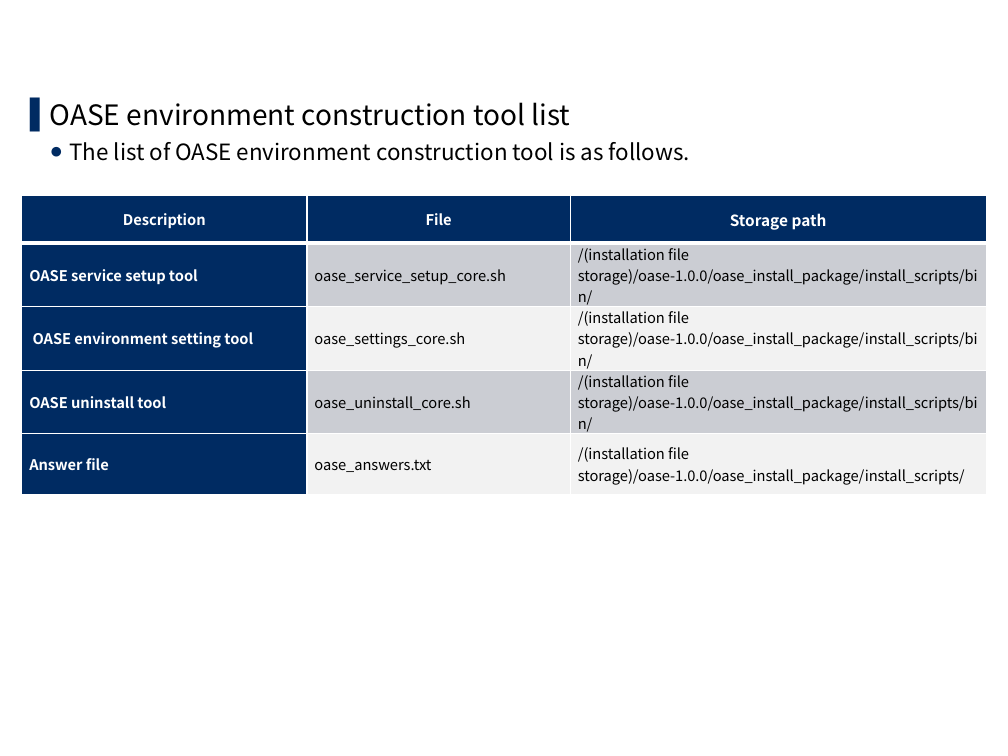
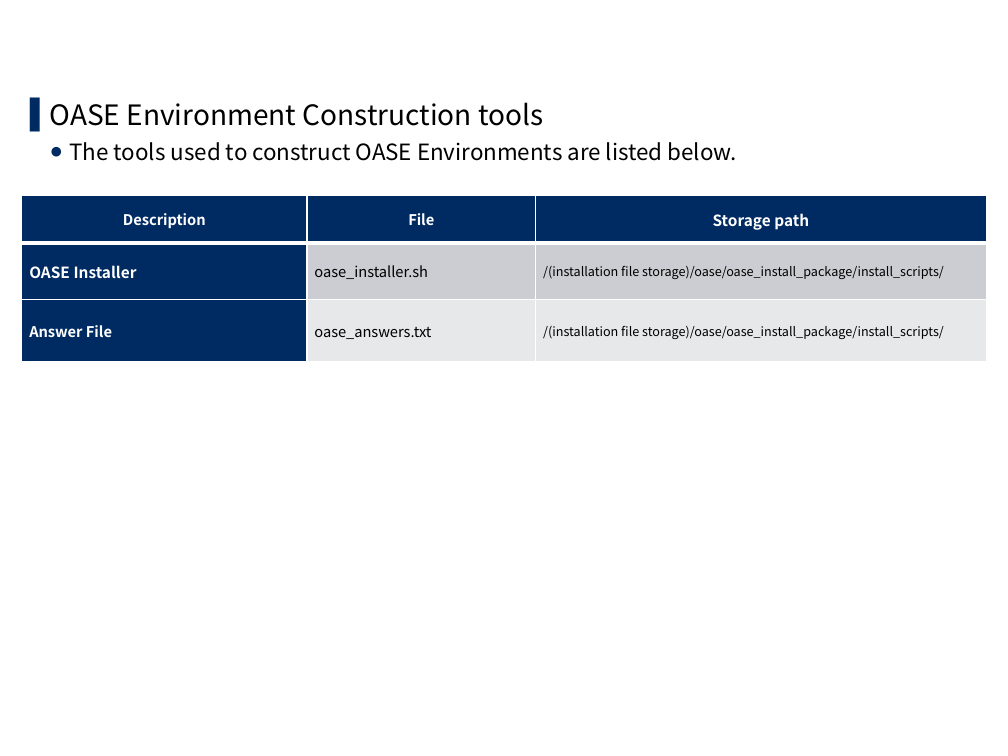
Before and after one commit to exastro-suite/oase-docs, a slide deck: slide 9 of asset/Learn/OASE-online-install.pptx (slide 11 before the commit). Drawn at 1008x756 pixels with LibreOffice and Linux fonts; fonts in the diff are those of the drawing; background and template pictures are left out. Boxes give left, top, right and bottom in pixels: in the first picture for what was removed or moved away, otherwise in the second. Text is boxed around its words. In the diff, an @@ line names an element or a change of style, - is before the commit and + after.

```diff
--- a/asset/Learn/OASE-online-install.pptx
+++ b/asset/Learn/OASE-online-install.pptx
@@ text at <box>50,102,737,161</box>: text changed @@
-▌ OASE environment construction tool list
-  ● The list of OASE environment construction tool is as follows.
+▌ OASE Environment Construction tools
+  ● The tools used to construct OASE Environments are listed below.
@@ table at <box>22,196,987,362</box> @@
-row 2: OASE service setup tool | oase_service_setup_core.sh | /(installation file storage)/oase-1.0.0/oase_install_package/install_scripts/bin/
-row 3: OASE environment setting tool | oase_settings_core.sh | /(installation file storage)/oase-1.0.0/oase_install_package/install_scripts/bin/
-row 4: OASE uninstall tool | oase_uninstall_core.sh | /(installation file storage)/oase-1.0.0/oase_install_package/install_scripts/bin/
-row 5: Answer file | oase_answers.txt | /(installation file storage)/oase-1.0.0/oase_install_package/install_scripts/
+row 2: OASE Installer | oase_installer.sh | /(installation file storage)/oase/oase_install_package/install_scripts/
+row 3: Answer File | oase_answers.txt | /(installation file storage)/oase/oase_install_package/install_scripts/
```
Also in this commit, not shown: 9 other slides changed, 8 slides added, 9 slides removed, 5 other files.
